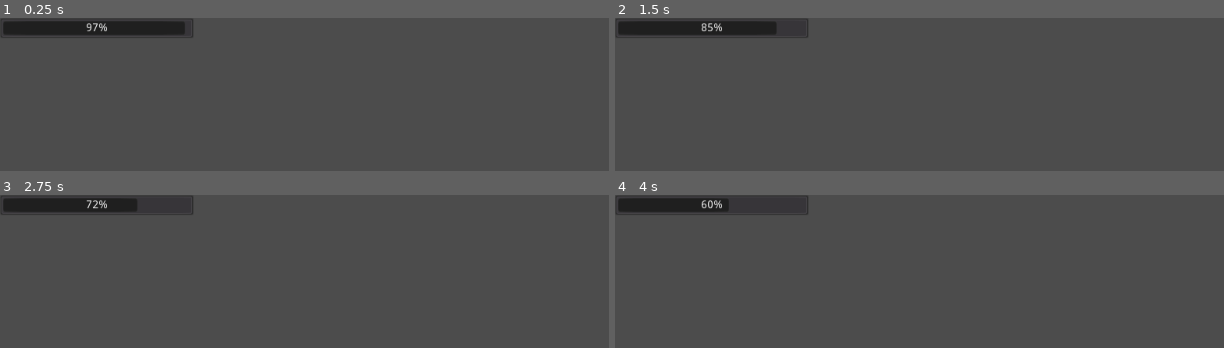
Above: before the commit, frames 1-4 (two rows, left to right).
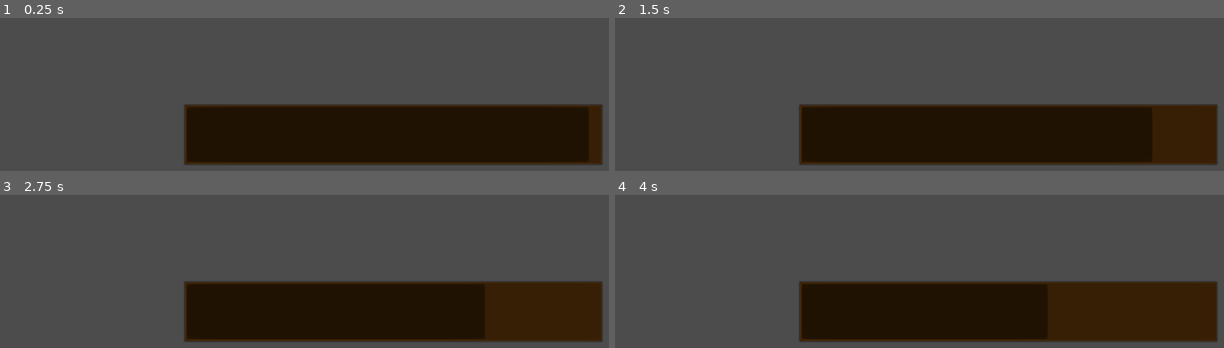
Above: after the commit, the same moments.

Repository: Triggered41/GoGodotJam
Game: Godot game, scene res://progressbar.tscn
Same seed, same stepped clock (60 frames per second), same inputs: the game is played once before the commit and once after it.
Inputs:
- Up to frame 1 (0.25 s): no input
- Up to frame 2 (1.5 s): tap Enter at 0.5 s
- Up to frame 3 (2.75 s): no input
- Up to frame 4 (4 s): no input

The runs differ from the first frame. In frame 1, 30% of the frame differs, in the area x 0-99%, y 0-97%; in frame 2, 29%; in frame 3, 29%; in frame 4, 29%.

Commit message:
small fix
art

Diff:
--- a/progressbar.tscn
+++ b/progressbar.tscn
@@ -5,8 +5,12 @@
 [node name="Node2D" type="Node2D"]
 
 [node name="ProgressBar" type="ProgressBar" parent="."]
-margin_right = 248.0
-margin_bottom = 26.0
+modulate = Color( 0.988235, 0.580392, 0.101961, 1 )
+margin_left = 235.0
+margin_top = 110.0
+margin_right = 772.0
+margin_bottom = 189.0
+percent_visible = false
 script = ExtResource( 2 )
 __meta__ = {
 "_edit_use_anchors_": false
